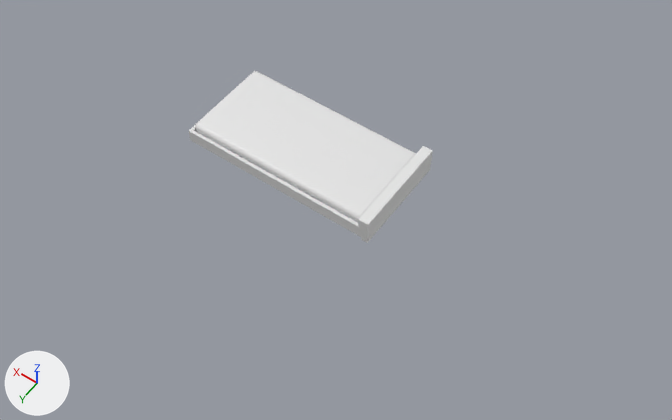
Renders of the Blender file SchoolWorkAssignments/Assignments/FineArts/BlenderChairs/Furniture.blend from each side of a commit.
Before and after are seen from a 50 mm lens placed at (-42.0, 63.9, 100.8), pointed at (-0.6, 5.8, 9.7). Lighting does not change. The marker at lower left points along +X, +Y and +Z.

Names of what the first picture shows: 'BedFrame'.
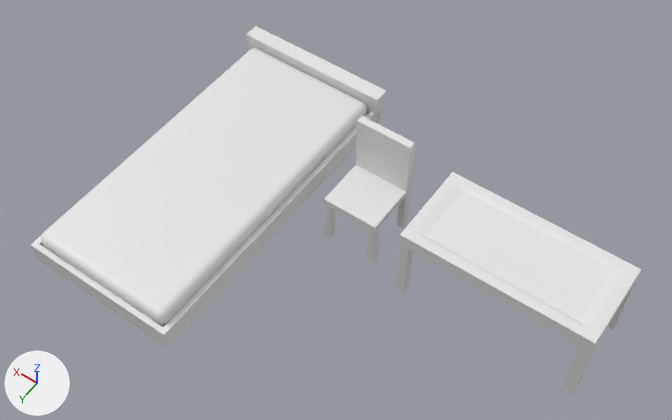
Boxes (x1, y1, x2, y2) around the edits, measured in the pictures (672 x 420 px):
'BedFrame', moved, turned, rescaled
    before: (189, 71, 433, 243)
    after: (31, 26, 386, 347)
'Table', shown
    after: (395, 172, 641, 394)
'Chair', shown
    after: (324, 116, 415, 263)

Diff of the bpy script that builds the scene:
```diff
--- a/SchoolWorkAssignments/Assignments/FineArts/BlenderChairs/Furniture.blend.py
+++ b/SchoolWorkAssignments/Assignments/FineArts/BlenderChairs/Furniture.blend.py
@@ ob_chair @@
 ob_chair = bpy.data.objects.new('Chair', me_cube_001)
-ob_chair.location = (0.0, 0.0, 0.0)
-ob_chair.scale = (0.68, 0.68, 0.68)
-ob_chair.hide_set(True)  # its collection is switched off
+ob_chair.location = (-4.8, 4.3, 1.3)
+ob_chair.scale = (0.501, 0.501, 0.501)
@@ ob_table @@
 ob_table = bpy.data.objects.new('Table', me_cube_002)
-ob_table.location = (0.0, 0.0, 0.0)
-ob_table.hide_set(True)  # its collection is switched off
+ob_table.location = (-34.5, 5.3, 0.0)
+ob_table.scale = (0.756, 0.608, 1.0)
@@ ob_bedframe @@
 ob_bedframe = bpy.data.objects.new('BedFrame', me_cube_015)
-ob_bedframe.location = (0.0, 0.0, 0.0)
+ob_bedframe.location = (10.8, -11.2, 0.0)
+ob_bedframe.rotation_euler = (0.0, 0.0, 1.571)  # degrees (0, 0, 90)
+ob_bedframe.scale = (1.5, 1.5, 1.5)
```
